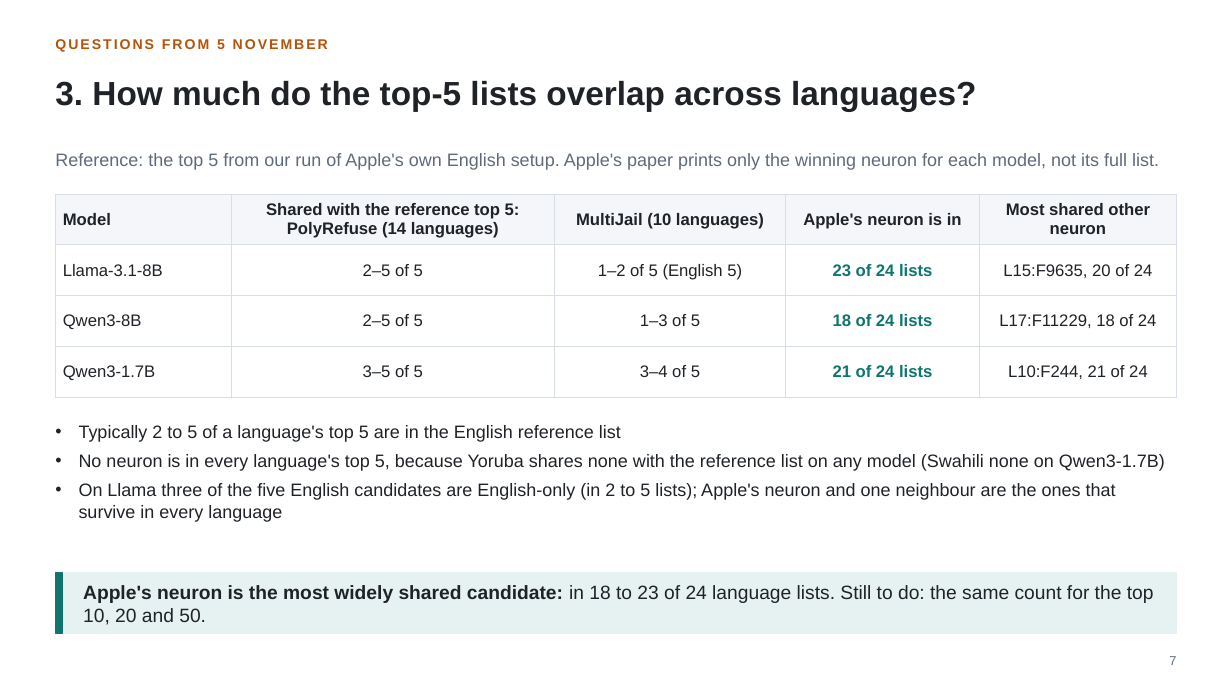
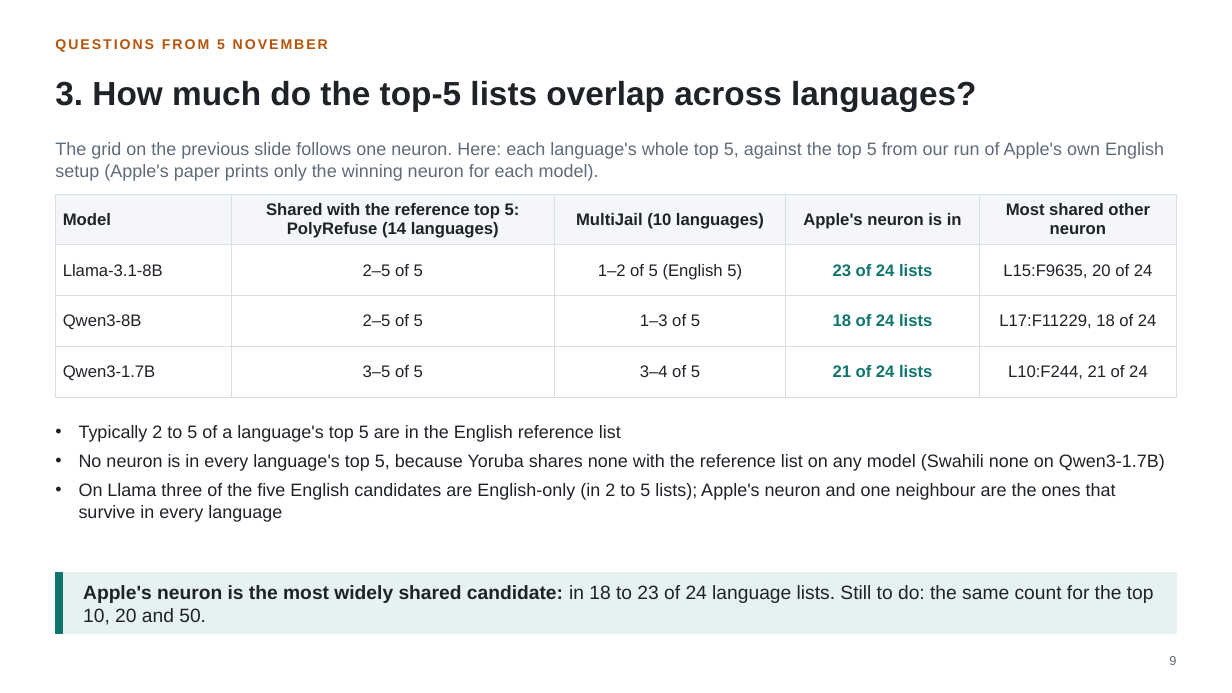
Before and after one commit to fjoad/refusal-neurons, a slide deck: slide 9 of slides/refusal_neurons_2026-11-12.pptx (slide 7 before the commit). Drawn at 1232x693 pixels with LibreOffice and Linux fonts; fonts in the diff are those of the drawing. Boxes give left, top, right and bottom in pixels: in the first picture for what was removed or moved away, otherwise in the second. Text is boxed around its words. In the diff, an @@ line names an element or a change of style, - is before the commit and + after.

```diff
--- a/slides/refusal_neurons_2026-11-12.pptx
+++ b/slides/refusal_neurons_2026-11-12.pptx
@@ text at (55, 142, 1164, 181): text changed @@
-Reference: the top 5 from our run of Apple's own English setup. Apple's paper prints only the winning neuron for each model, not its full list.
+The grid on the previous slide follows one neuron. Here: each language's whole top 5, against the top 5 from our run of Apple's own English setup (Apple's paper prints only the winning neuron for each model).
@@ text at (1169, 656, 1176, 665): text changed @@
-7
+9
```
Also in this commit, not shown: 13 other slides changed, 5 slides added, 12 other files.
